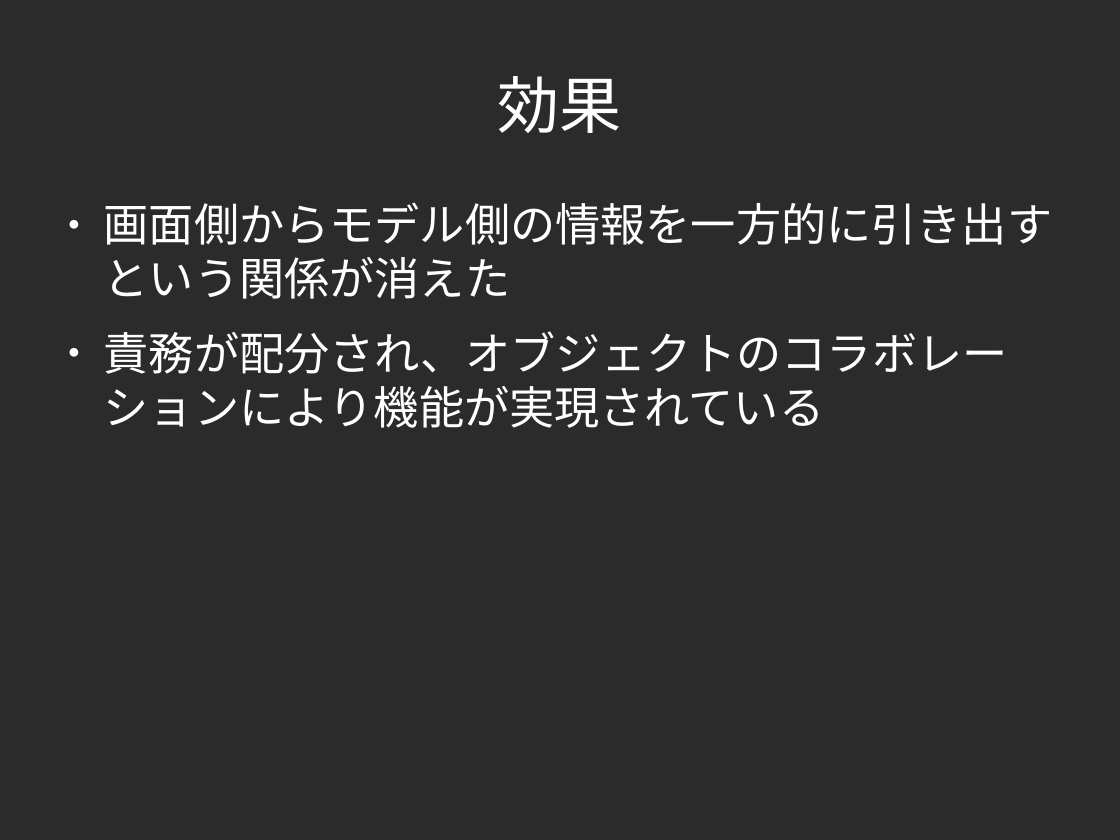
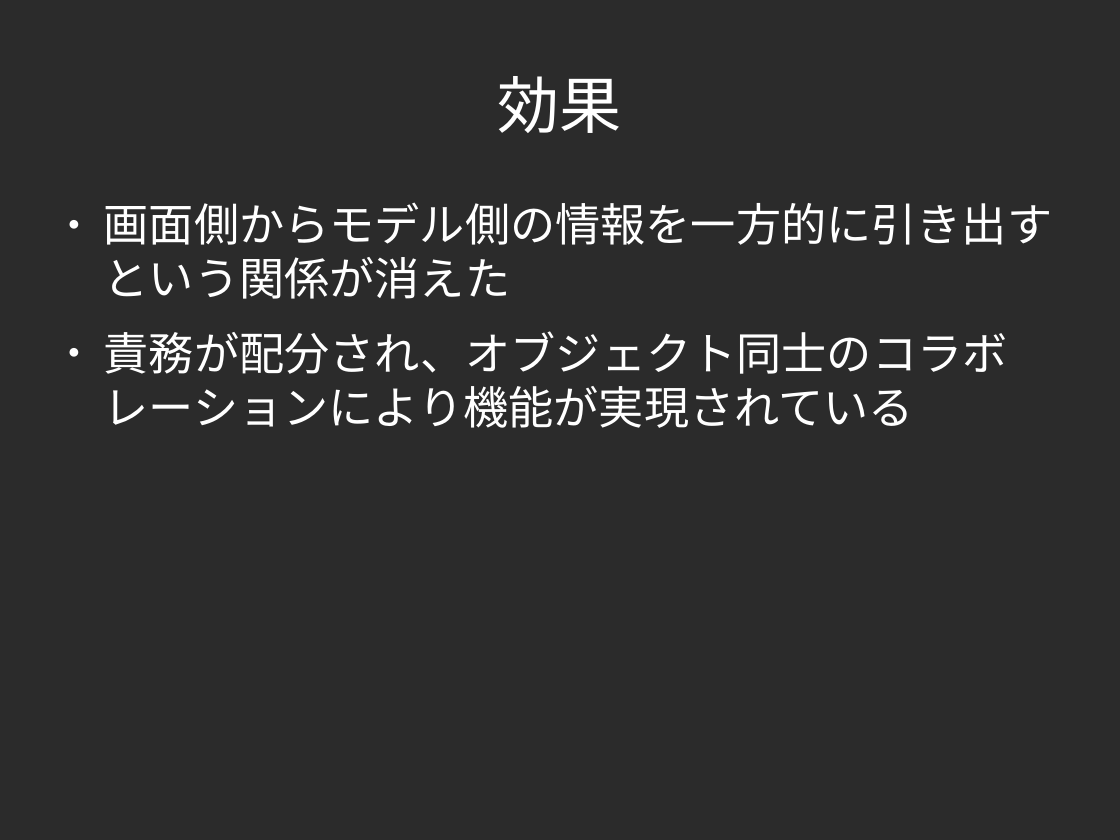
Before and after one commit to yojik/yojik-lib, a slide deck: slide 73 of 2009devsumi/oo_exercise/doc/devsum.odp. Drawn at 1120x840 pixels with LibreOffice and Linux fonts; fonts in the diff are those of the drawing; background and template pictures are left out; a plain dark background stands for a picture behind light text. Boxes give left, top, right and bottom in pixels: in the first picture for what was removed or moved away, otherwise in the second. Text is boxed around its words. In the diff, an @@ line names an element or a change of style, - is before the commit and + after.

```diff
--- a/2009devsumi/oo_exercise/doc/devsum.odp
+++ b/2009devsumi/oo_exercise/doc/devsum.odp
@@ text at (x1=104, y1=331, x2=1008, y2=428): text changed @@
-● 責務が配分され、オブジェクトのコラボレーションにより機能が実現されている
+● 責務が配分され、オブジェクト同士のコラボレーションにより機能が実現されている
```
Also in this commit, not shown: 29 other slides changed, 1 slide added, 5 other files.
